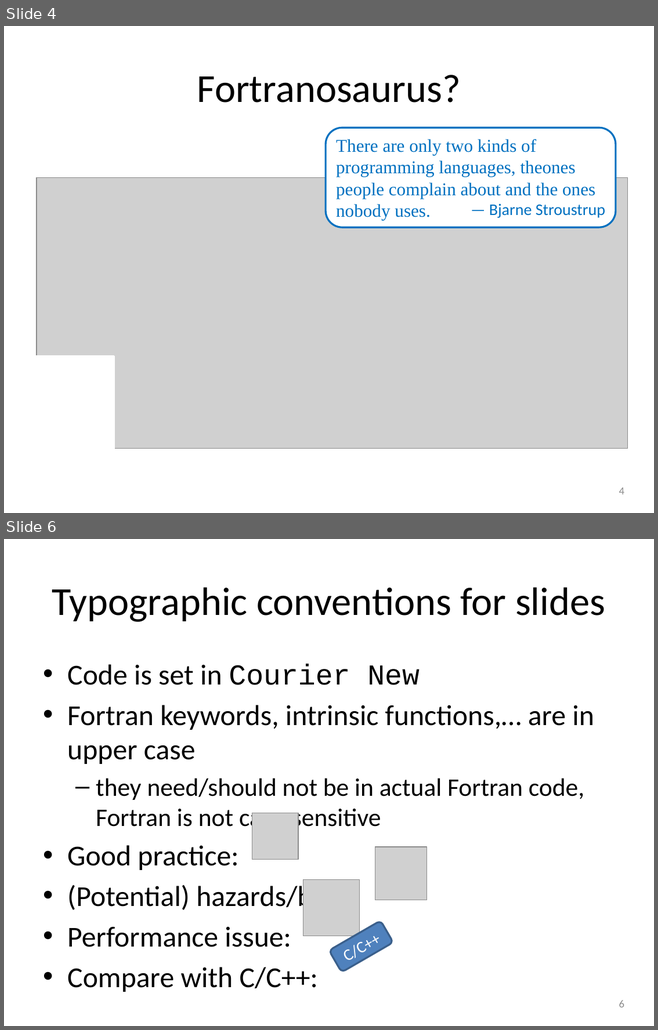
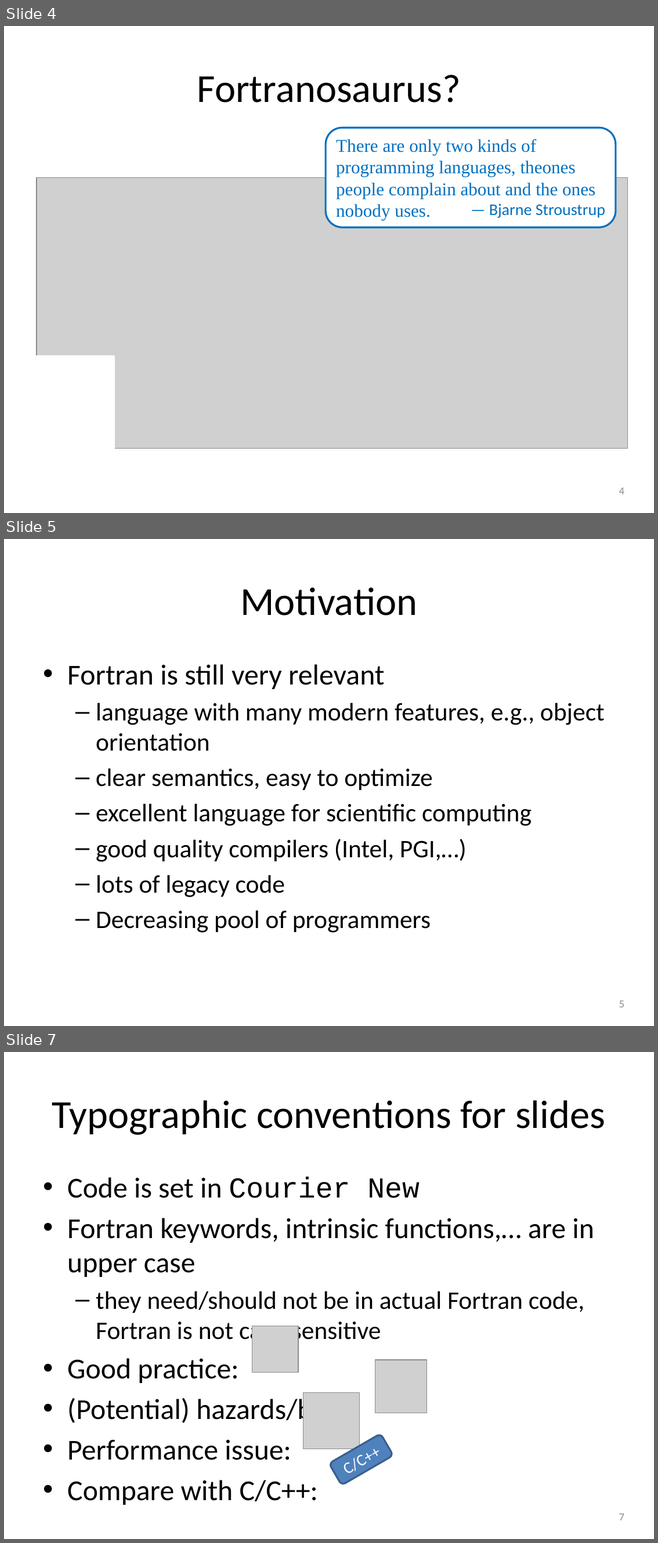
Before and after one commit to gjbex/Fortran-for-programmers, a slide deck: fortran_for_programmers.pptx. Shown one above the other, each under a label of ours: slides 4 and 6 before the commit, slides 4, 5 and 7 after it; the slides between them are not shown. The pictures are 658x1030 and 658x1543 pixels, drawn with LibreOffice and Linux fonts; fonts in the diff are those of the drawing; grey boxes stand for pictures. Boxes give left, top, right and bottom in pixels: in the first picture for what was removed or moved away, otherwise in the second. Text is boxed around its words. In the diff, an @@ line names an element or a change of style, - is before the commit and + after.

Commit message:
Split history & motivation slide

```diff
--- a/fortran_for_programmers.pptx
+++ b/fortran_for_programmers.pptx
@@ slide 5 added at (4, 539, 654, 1026), background #FFFFFF @@
@@ title added at (240, 587, 417, 616), 44 pt, text #000000 @@
+Motivation
@@ text added at (67, 664, 604, 933), 28 pt, text #000000 @@
+• Fortran is still very relevant
+  – language with many modern features, e.g., object orientation
+  – clear semantics, easy to optimize
+  – excellent language for scientific computing
+  – good quality compilers (Intel, PGI,…)
+  – lots of legacy code
+  – Decreasing pool of programmers
@@ page number added at (619, 1001, 624, 1008), 12 pt, text #8C8C8C @@
+5
@@ what was slide 6 is now slide 7 @@
@@ page number at (619, 1514, 624, 1521): text changed @@
-6
+7
```
Also in this commit, not shown: 1 slide changed.
